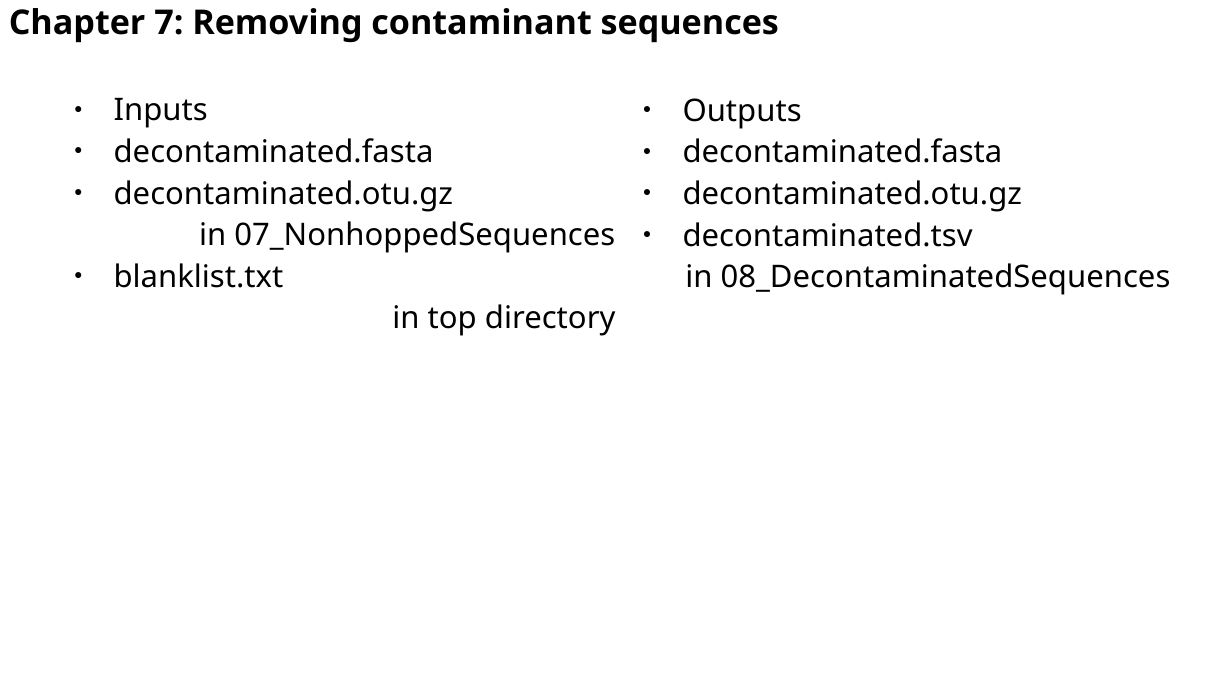
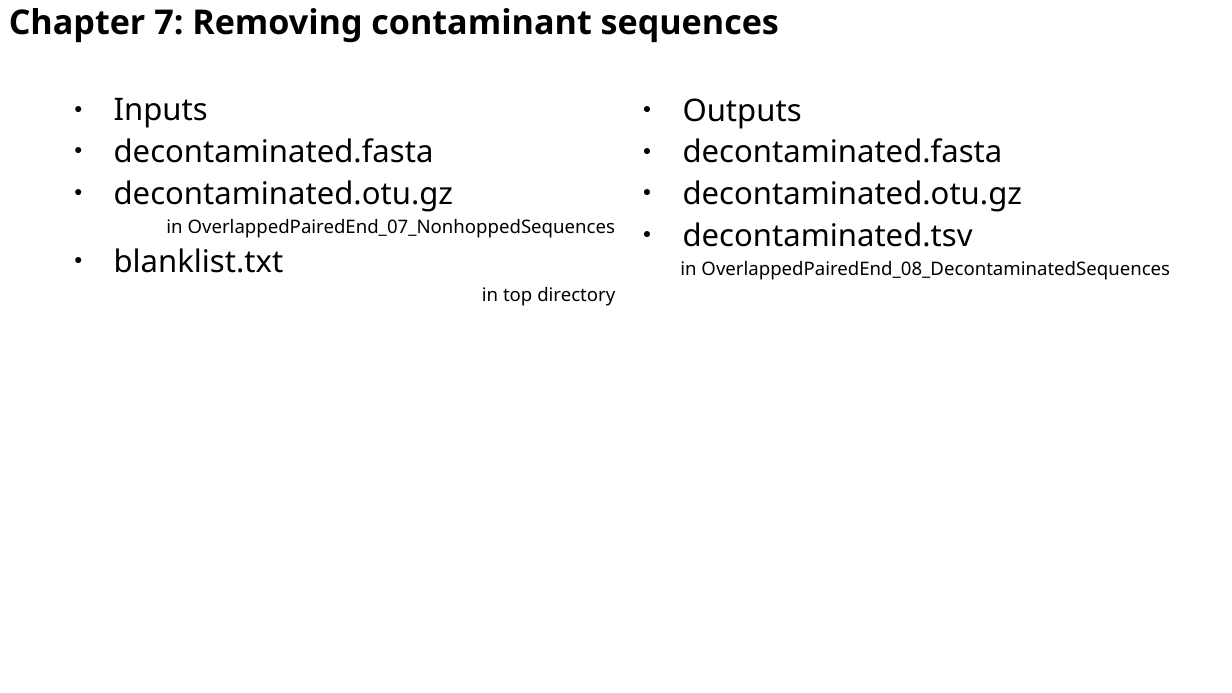
Before and after one commit to astanabe/ClaidentTutorial, a slide deck: slide 38 of AutumnSchool20201115.odp. Drawn at 1232x693 pixels with LibreOffice and Linux fonts; fonts in the diff are those of the drawing. Boxes give left, top, right and bottom in pixels: in the first picture for what was removed or moved away, otherwise in the second. Text is boxed around its words. In the diff, an @@ line names an element or a change of style, - is before the commit and + after.

```diff
--- a/AutumnSchool20201115.odp
+++ b/AutumnSchool20201115.odp
@@ text at (x1=166, y1=219, x2=615, y2=238): text changed; size 20 to 12 pt @@
-in 07_NonhoppedSequences
+in OverlappedPairedEnd_07_NonhoppedSequences
@@ text at (x1=680, y1=261, x2=1170, y2=280): text changed; size 20 to 12 pt @@
-in 08_DecontaminatedSequences
+in OverlappedPairedEnd_08_DecontaminatedSequences
@@ text at (x1=482, y1=287, x2=615, y2=306): size 20 to 12 pt in "in top directory" @@
```
Also in this commit, not shown: 18 other slides changed, 2 other files.
